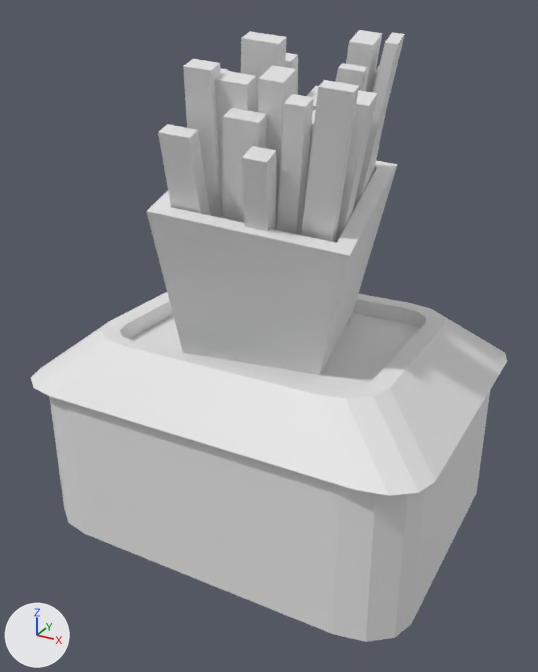
An edit to the OBJ model res/models/buildings/special/fries.obj, drawn before and after from the same camera.
Both versions are drawn from a 50 mm lens placed at (4.3, -7.88, 6.42), pointed at (0.08, -0.22, 2.59). Every picture has the same lights, and +X, +Y and +Z are marked at lower left. Where no turn or scale is listed for an object, it has been applied to the vertices.

The first picture shows 'mcdonald.001', 'mcdonald.002'.
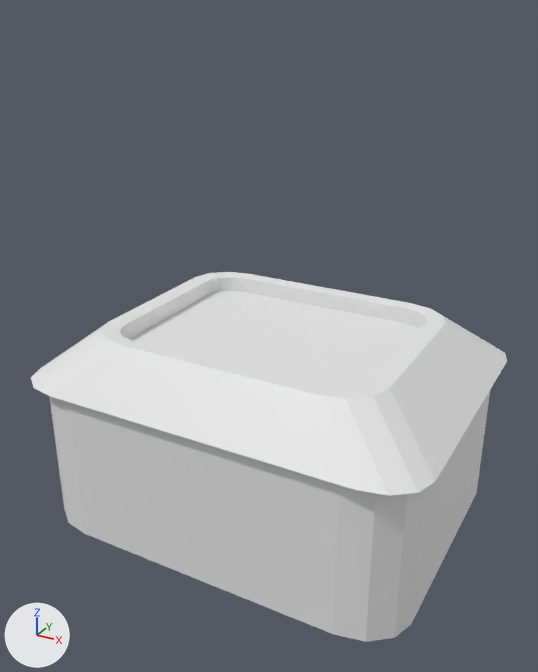
The newer file is also turned or shifted as a whole; pictures and numbers use the older file's frame.

The change in detail:
Object 'mcdonald.001' (ob_mcdonald_001) is deleted.

Pixel boxes (x1, y1, x2, y2) of what changed, in the pictures (538 x 672 px):
'mcdonald.001', deleted
    before: (146, 30, 405, 375)
